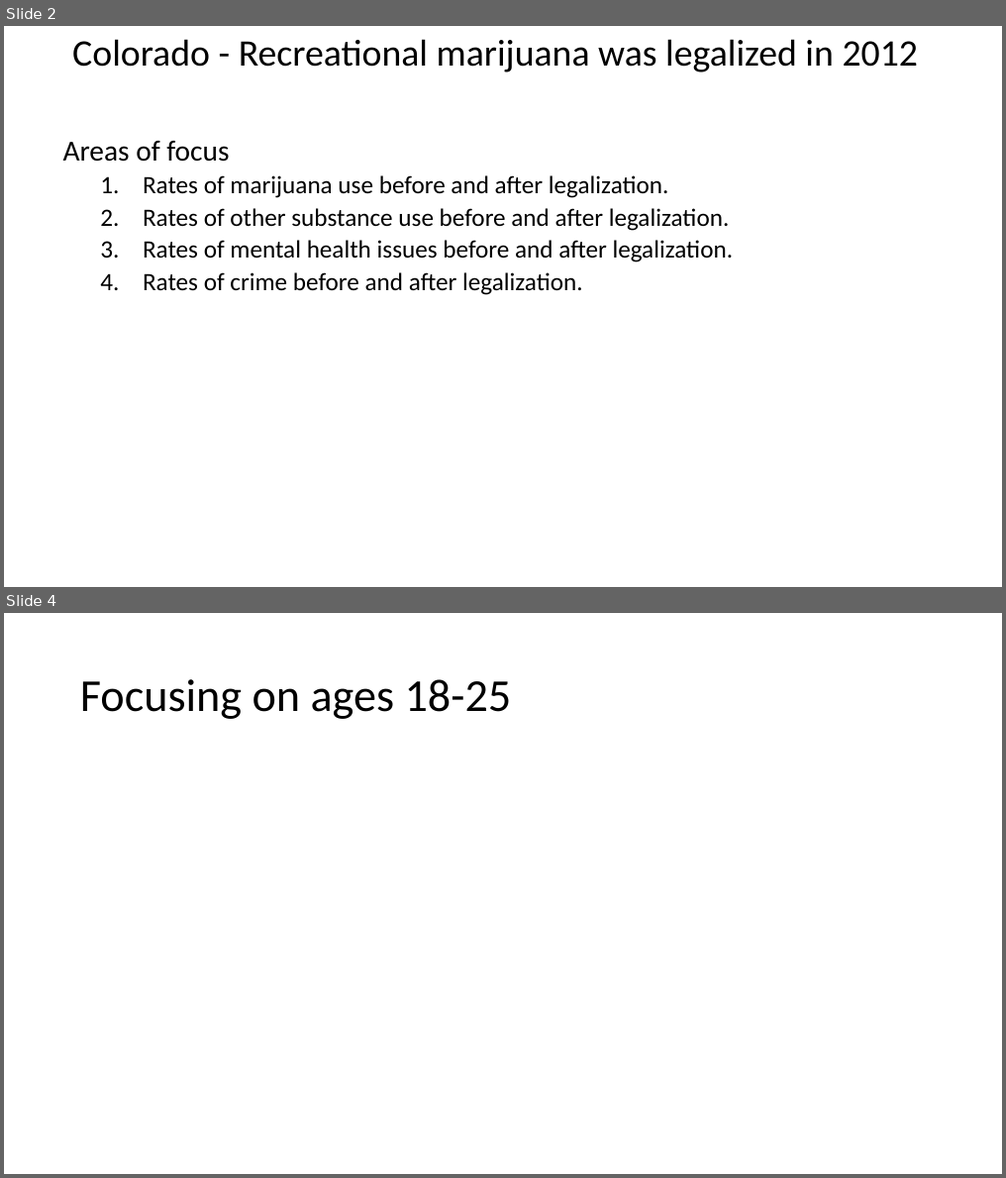
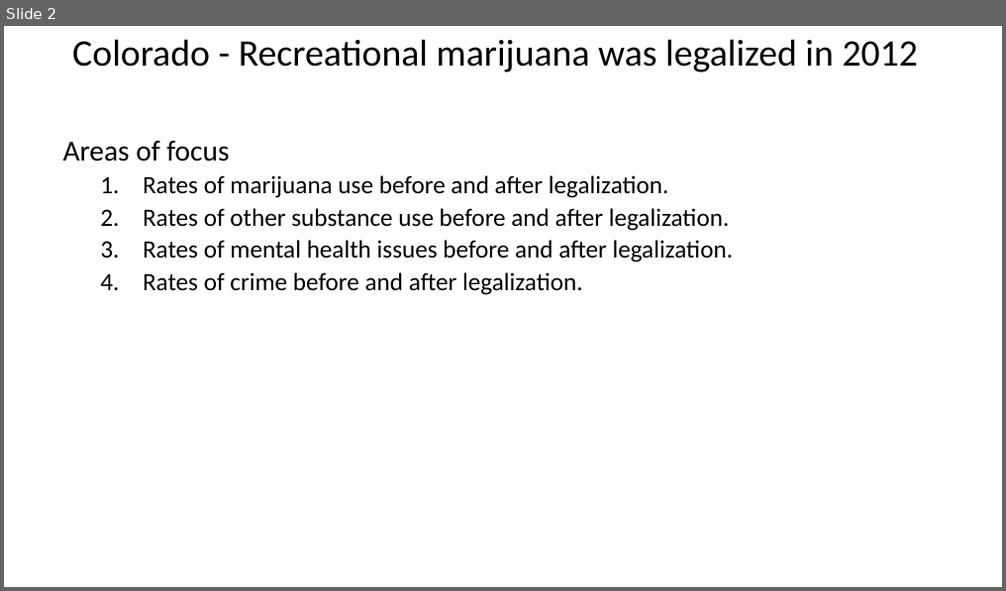
Before and after one commit to zdsteele/Project_1, a slide deck: Outline.pptx. Shown one above the other, each under a label of ours: slides 2 and 4 before the commit, slide 2 after it; the slides between them are not shown. The pictures are 1006x1178 and 1006x591 pixels, drawn with LibreOffice and Linux fonts; fonts in the diff are those of the drawing; background and template pictures are left out. Boxes give left, top, right and bottom in pixels: in the first picture for what was removed or moved away, otherwise in the second. Text is boxed around its words. In the diff, an @@ line names an element or a change of style, - is before the commit and + after.

```diff
--- a/Outline.pptx
+++ b/Outline.pptx
@@ slide 4 removed at <box>4,613,1002,1174</box>, background picture (left out) @@
@@ title removed at <box>80,679,512,719</box> @@
-Focusing on ages 18-25
```
Also in this commit, not shown: 9 slides added, 7 other slides removed, 12 other files.
